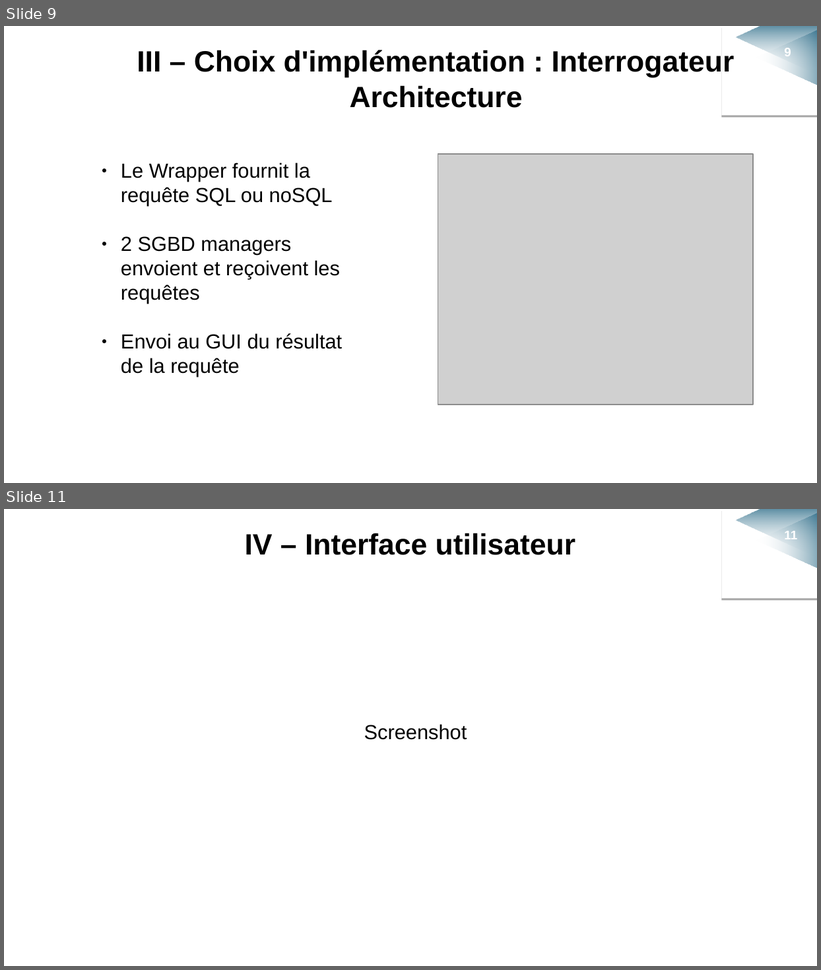
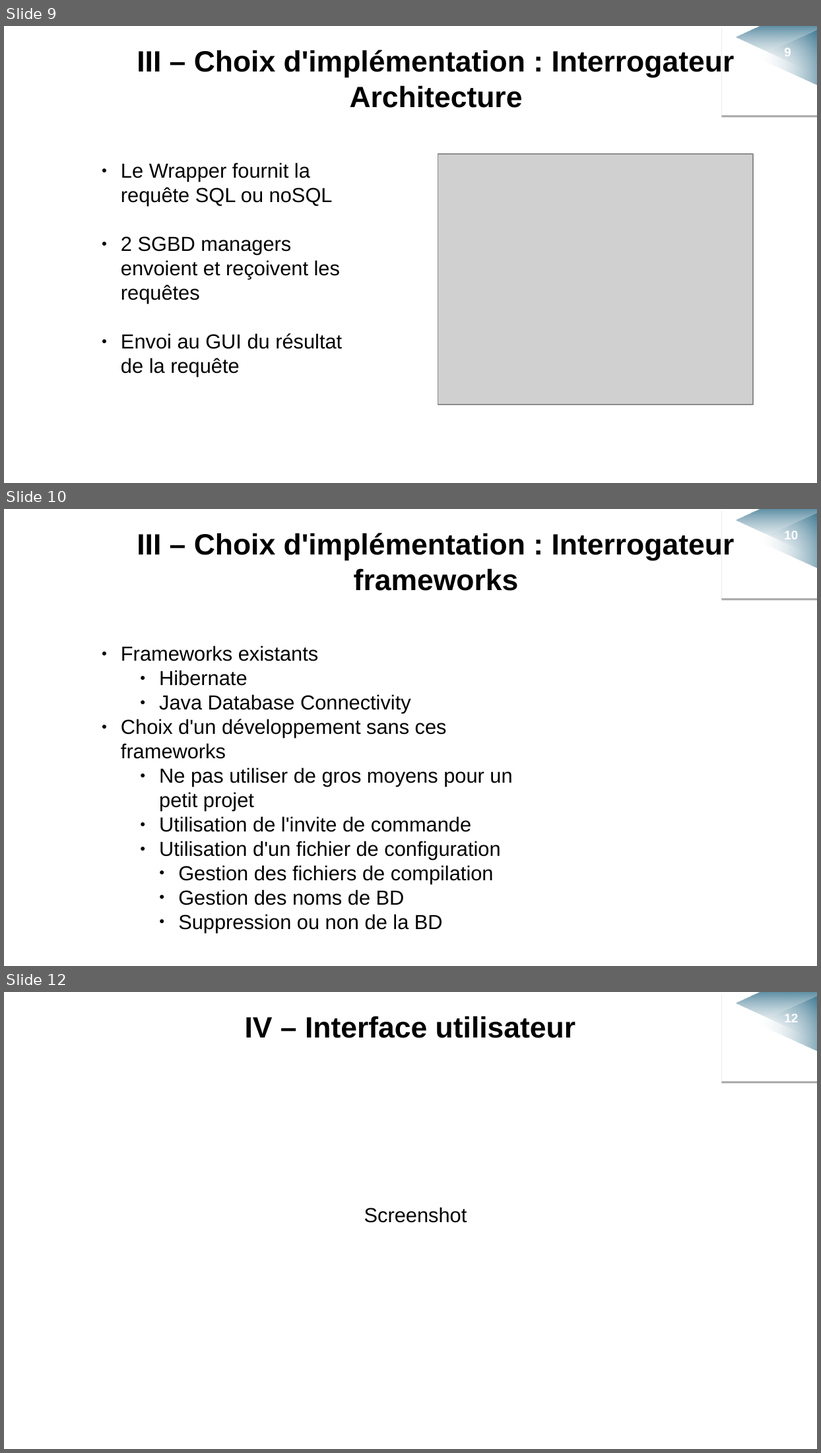
Before and after one commit to sizo0/BDAProject, a slide deck: Documents/Presentation/BDA_presentation.odp. Shown one above the other, each under a label of ours: slides 9 and 11 before the commit, slides 9, 10 and 12 after it; the slides between them are not shown. The pictures are 821x970 and 821x1453 pixels, drawn with LibreOffice and Linux fonts; fonts in the diff are those of the drawing; grey boxes stand for pictures; background and template pictures are left out. Boxes give left, top, right and bottom in pixels: in the first picture for what was removed or moved away, otherwise in the second. Text is boxed around its words. In the diff, an @@ line names an element or a change of style, - is before the commit and + after.

```diff
--- a/Documents/Presentation/BDA_presentation.odp
+++ b/Documents/Presentation/BDA_presentation.odp
@@ slide 10 added at (x1=4, y1=509, x2=817, y2=966), background #FFFFFF; not listed: 3 template elements that a slide beside it also shows @@
@@ freeform shape added at (x1=735, y1=510, x2=816, y2=557), fill gradient #FFFFFF to #004D6F @@
@@ triangle added at (x1=756, y1=513, x2=817, y2=568), fill gradient #FFFFFF to #004D6F @@
@@ text added at (x1=137, y1=533, x2=735, y2=591), 26 pt, text #000000, bold @@
+III – Choix d'implémentation : Interrogateur
+frameworks
@@ page number added at (x1=784, y1=531, x2=798, y2=539), 11 pt, text #FFFFFF, bold @@
+10
@@ text added at (x1=121, y1=646, x2=512, y2=930), 18 pt, text #000000 @@
+● Frameworks existants
+    ● Hibernate
+    ● Java Database Connectivity
+● Choix d'un développement sans ces frameworks
+    ● Ne pas utiliser de gros moyens pour un petit projet
+    ● Utilisation de l'invite de commande
+    ● Utilisation d'un fichier de configuration
+      ● Gestion des fichiers de compilation
+      ● Gestion des noms de BD
+      ● Suppression ou non de la BD
@@ what was slide 11 is now slide 12 @@
@@ page number at (x1=784, y1=1014, x2=798, y2=1022): text changed @@
-11
+12
```
Also in this commit, not shown: 1 slide changed, 1 other file.
